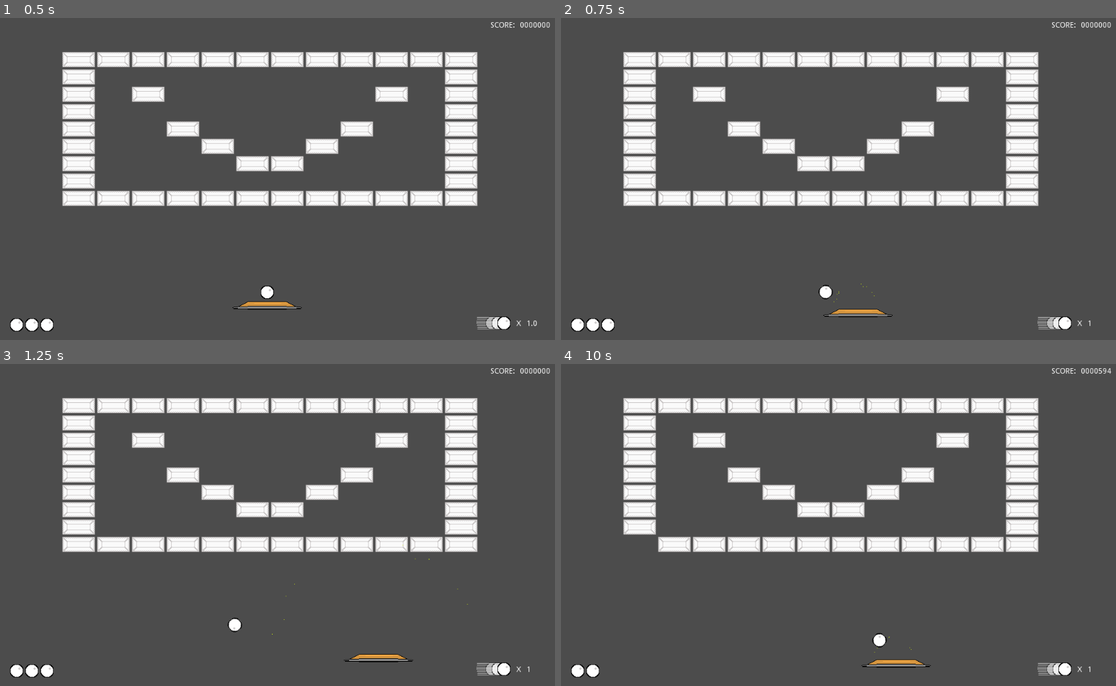
Above: before the commit, frames 1-4 (two rows, left to right).
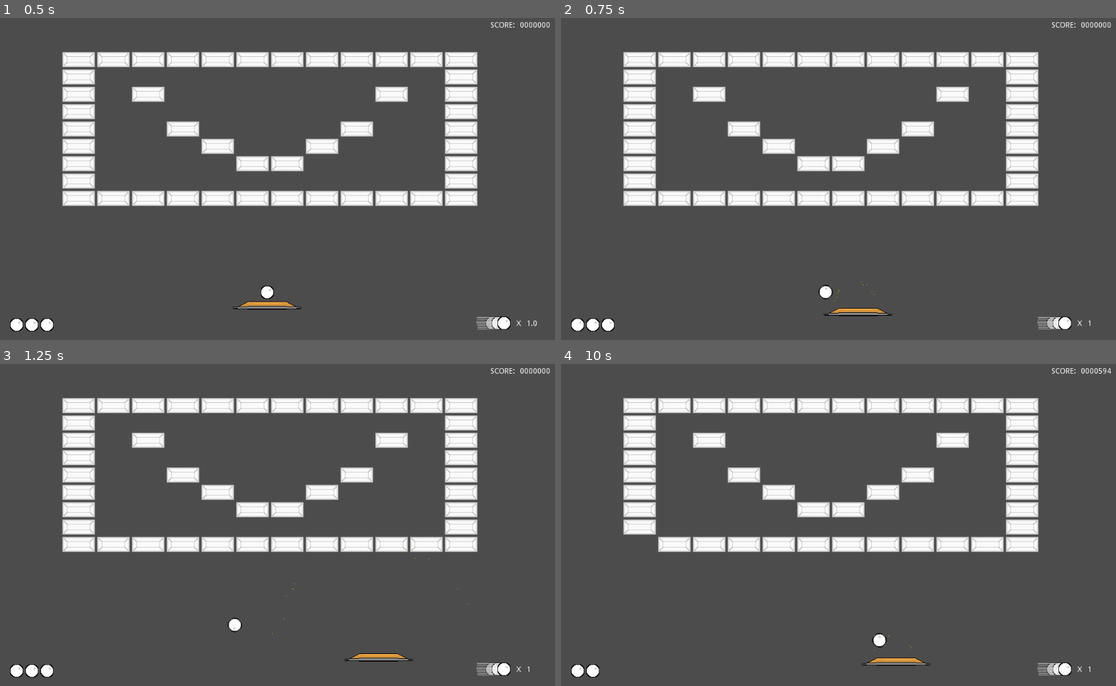
Above: after the commit, the same moments.

Repository: Anatolij-Grigorjev/Breakout4Godot
Game: Godot game, scene res://BreakoutGame.tscn
The game is run twice, just before and just after one commit, with the same random seed, the same clock (stepped at 60 frames per second) and the same inputs.
Inputs (mouse positions are in pixels of both pictures, inside the frame that each line leads up to):
- Up to frame 1 (0.5 s): no input
- Up to frame 2 (0.75 s): tap Enter (ui_accept) at 0.5 s; move the mouse to (960, 159) at 0.52 s; hold Right (ui_right) from 0.53 s (still down); tap Alt at 0.6 s; click (960, 159) at 0.67 s
- Up to frame 3 (1.25 s): keep holding Right (ui_right); tap Enter (ui_accept) at 0.77 s
- Up to frame 4 (10 s): release Right (ui_right) at 1.25 s; drag from (727, 541) to (810, 589) at 1.27 s; move the mouse to (894, 450) at 2.02 s; hold Right (ui_right) 2.03-2.75 s; tap Shift at 2.1, 6.6 s; drag from (810, 589) to (672, 473) at 2.77 s; move the mouse to (1005, 573) at 3.52 s; hold Left (ui_left) 3.53-4.25 s; tap Ctrl at 3.6, 8.1 s; tap Enter (ui_accept) at 3.77, 6.77, 9.77 s; drag from (672, 473) to (755, 441) at 4.27 s; move the mouse to (866, 521) at 5.02 s; hold Left (ui_left) 5.03-5.75 s; tap Alt at 5.1, 9.6 s; click (866, 521) at 5.17 s; drag from (755, 441) to (727, 541) at 5.77 s; move the mouse to (960, 505) at 6.52 s; hold Right (ui_right) 6.53-7.25 s; drag from (727, 541) to (810, 589) at 7.27 s; move the mouse to (894, 450) at 8.02 s; hold Left (ui_left) 8.03-8.75 s; drag from (810, 589) to (672, 473) at 8.77 s; move the mouse to (1005, 573) at 9.52 s; hold Right (ui_right) from 9.53 s (still down); click (1005, 573) at 9.67 s

Frame 1 is identical in both runs. In frame 2, 0.2% of the frame differs, in the area x 47-60%, y 81-93%; in frame 3, 0.2%; in frame 4, 0.3%, in the area x 54-67%, y 84-95%.

Commit message:
change from using static animationplayer to tween

Diff:
--- a/game/paddle/Paddle.gd
+++ b/game/paddle/Paddle.gd
@@ -2,15 +2,17 @@
 
 
 export(float) var speed: float = 150.0
+export(float) var base_ball_recoil = 7
 
 onready var ballSparks1x = $Sprite/ParticlesBattery
 onready var ballSparks2x = $Sprite/ParticlesBattery2x
 onready var ballSparks3x = $Sprite/ParticlesBattery3x
-onready var anim: AnimationPlayer = $AnimationPlayer
+onready var tween: Tween = $Tween
 onready var ballPosition: Position2D = $BallPosition
 
 
 var attachedBall: Node2D
+
 
 
 func _ready():
@@ -32,7 +34,7 @@
 
 
 func ball_hit_at(global_hit_pos: Vector2, ball_speed_coef: float):
-	anim.play("bounce_ball")
+	_prepare_and_run_bounce_reaction_tweens(ball_speed_coef)
 	var ballSparks = _pick_sparks_for_ball_hit(ball_speed_coef)
 	ballSparks.fireNextParticleSystem(global_hit_pos)
 
@@ -59,3 +61,24 @@
 	get_parent().add_child(attachedBall)
 	attachedBall.global_position = Vector2(global_position.x, global_position.y - 10)
 	attachedBall = null
+
+
+func _prepare_and_run_bounce_reaction_tweens(ball_speed_coef: float):
+	tween.stop_all()
+	tween.remove_all()
+	var bounce_travel = base_ball_recoil * ball_speed_coef
+	var future_position = $Sprite.position + Vector2(0, bounce_travel)
+	tween.interpolate_property(
+		$Sprite, 'position',
+		null, future_position,
+		0.4,
+		Tween.TRANS_QUAD, Tween.EASE_OUT
+	)
+	tween.interpolate_property(
+		$Sprite, 'position',
+		future_position, Vector2.ZERO,
+		0.3,
+		Tween.TRANS_QUAD, Tween.EASE_IN,
+		0.4
+	)
+	tween.start()
--- a/game/paddle/Paddle.tscn
+++ b/game/paddle/Paddle.tscn
@@ -7,49 +7,6 @@
 
 [sub_resource type="Gradient" id=3]
 colors = PoolColorArray( 0.880021, 0.925879, 0.0782984, 1, 0.0396164, 0.0926177, 0.936928, 1 )
-
-[sub_resource type="Animation" id=2]
-length = 0.001
-tracks/0/type = "value"
-tracks/0/path = NodePath("Sprite:position")
-tracks/0/interp = 1
-tracks/0/loop_wrap = true
-tracks/0/imported = false
-tracks/0/enabled = true
-tracks/0/keys = {
-"times": PoolRealArray( 0 ),
-"transitions": PoolRealArray( 1 ),
-"update": 0,
-"values": [ Vector2( 0, 0 ) ]
-}
-tracks/1/type = "value"
-tracks/1/path = NodePath("Sprite/ParticlesBattery/BallHitSparks:emitting")
-tracks/1/interp = 1
-tracks/1/loop_wrap = true
-tracks/1/imported = false
-tracks/1/enabled = true
-tracks/1/keys = {
-"times": PoolRealArray( 0 ),
-"transitions": PoolRealArray( 1 ),
-"update": 0,
-"values": [ false ]
-}
-
-[sub_resource type="Animation" id=1]
-resource_name = "bounce_ball"
-length = 0.7
-tracks/0/type = "value"
-tracks/0/path = NodePath("Sprite:position")
-tracks/0/interp = 1
-tracks/0/loop_wrap = true
-tracks/0/imported = false
-tracks/0/enabled = true
-tracks/0/keys = {
-"times": PoolRealArray( 0, 0.4, 0.7 ),
-"transitions": PoolRealArray( 0.203063, 2.63902, 1 ),
-"update": 0,
-"values": [ Vector2( 0, 0 ), Vector2( 0, 7.5 ), Vector2( 0, 0 ) ]
-}
 
 [node name="Paddle" type="KinematicBody2D" groups=["paddle"]]
 script = ExtResource( 2 )
@@ -224,12 +181,10 @@
 [node name="CollisionPolygon2D" type="CollisionPolygon2D" parent="."]
 polygon = PoolVector2Array( -64, 4, -35, -7, 36, -7, 63, 4, 36, 8, -36, 8 )
 
-[node name="AnimationPlayer" type="AnimationPlayer" parent="."]
-anims/RESET = SubResource( 2 )
-anims/bounce_ball = SubResource( 1 )
-
 [node name="Ball" parent="." instance=ExtResource( 4 )]
 position = Vector2( 0, -24 )
 
 [node name="BallPosition" type="Position2D" parent="."]
 position = Vector2( 0, -24 )
+
+[node name="Tween" type="Tween" parent="."]
Not shown: 1 places in game/paddle/Paddle.tscn that only renumber resources
